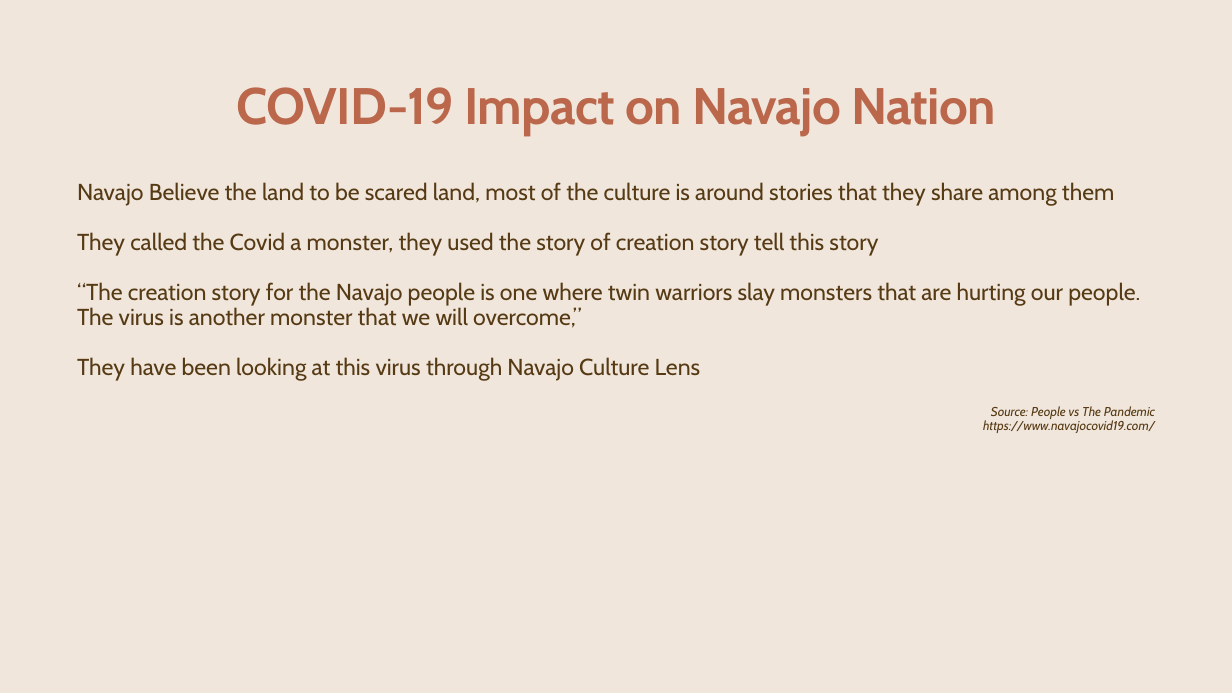
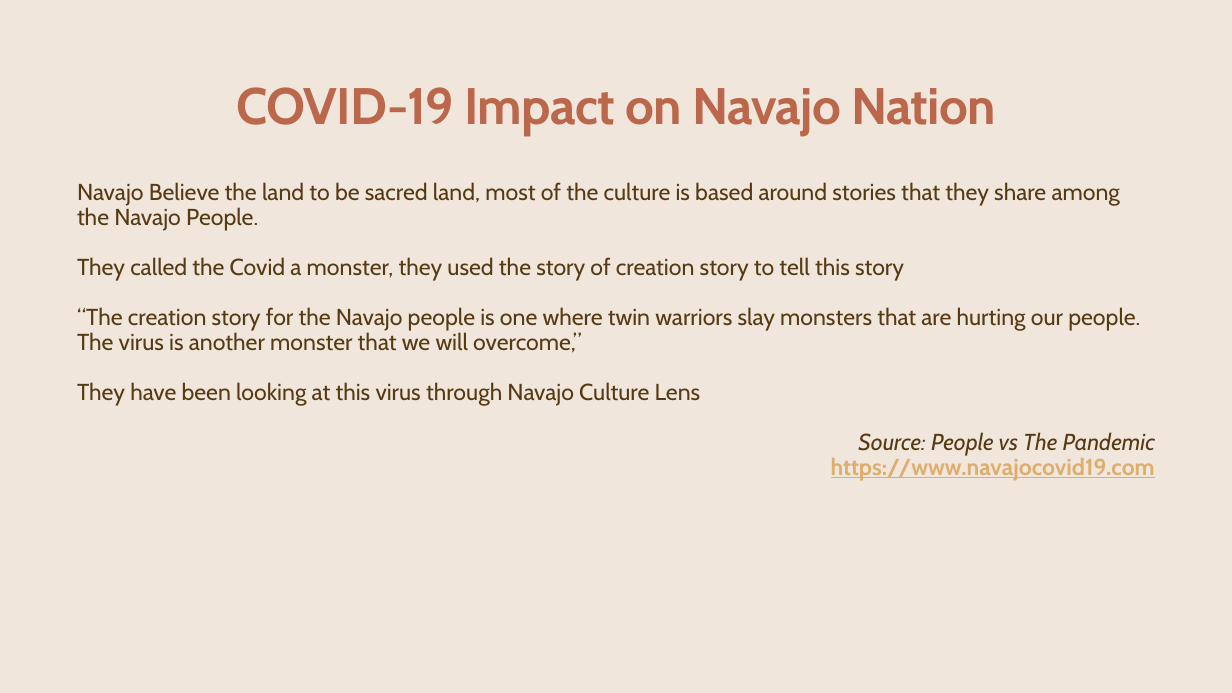
Before and after one commit to CCostenbader/Covid-19-effects-on-the-Navajo-Nation-Indian-Tribe, a slide deck: slide 8 of FinalPPMatt.pptx. Drawn at 1232x693 pixels with LibreOffice and Linux fonts; fonts in the diff are those of the drawing; background and template pictures are left out. Boxes give left, top, right and bottom in pixels: in the first picture for what was removed or moved away, otherwise in the second. Text is boxed around its words. In the diff, an @@ line names an element or a change of style, - is before the commit and + after.

```diff
--- a/FinalPPMatt.pptx
+++ b/FinalPPMatt.pptx
@@ text at bbox=[77, 182, 1120, 281]: text changed @@
-Navajo Believe the land to be scared land, most of the culture is around stories that they share among them
-They called the Covid a monster, they used the story of creation story tell this story
+Navajo Believe the land to be sacred land, most of the culture is based around stories that they share among the Navajo People.
+They called the Covid a monster, they used the story of creation story to tell this story
@@ text at bbox=[858, 432, 1155, 456]: size 10 to 18 pt in "Source: People vs The Pandemic" @@
@@ text at bbox=[831, 455, 1155, 481]: text changed; size 10 to 18 pt; text colour #563B14 to #DDAE6D; bold on; italic off @@
-https://www.navajocovid19.com/
+https://www.navajocovid19.com
```
Also in this commit, not shown: 7 other slides changed.
